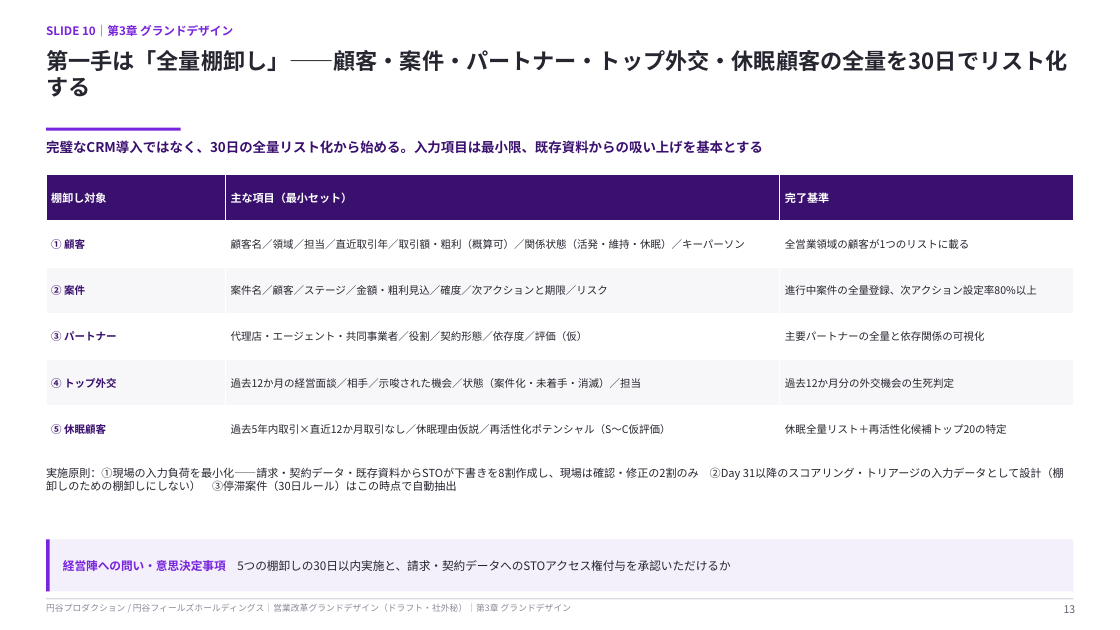
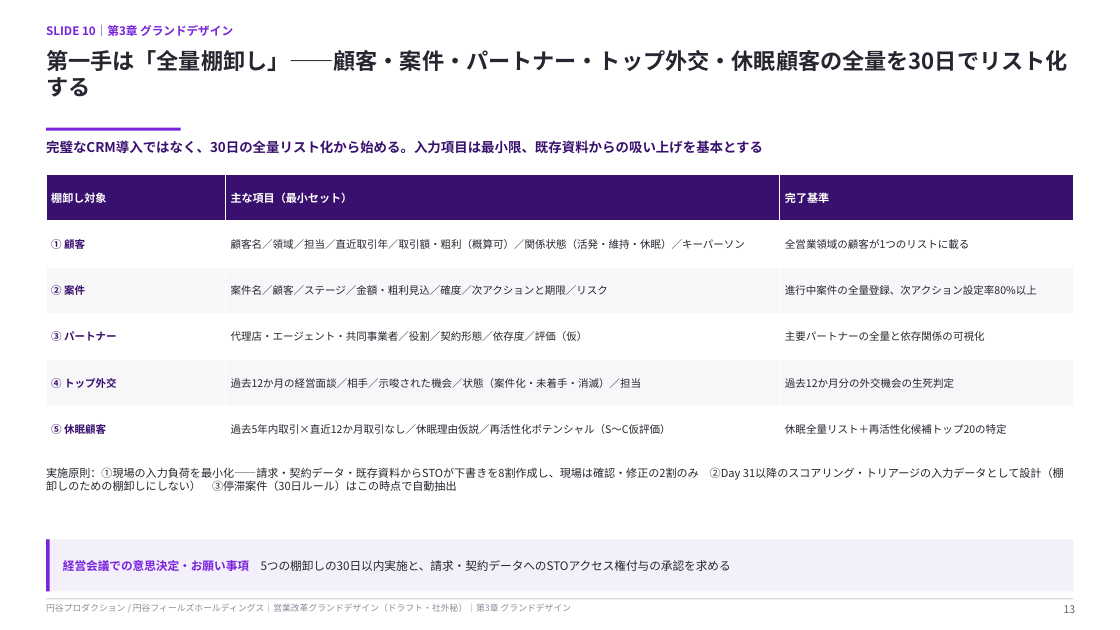
Before and after one commit to hayatoshintani-spe/kessho-lens, a slide deck: slide 13 of docs/営業改革グランドデザイン_円谷.pptx. Drawn at 1120x630 pixels with LibreOffice and Linux fonts; fonts in the diff are those of the drawing. Boxes give left, top, right and bottom in pixels: in the first picture for what was removed or moved away, otherwise in the second. Text is boxed around its words. In the diff, an @@ line names an element or a change of style, - is before the commit and + after.

```diff
--- a/docs/営業改革グランドデザイン_円谷.pptx
+++ b/docs/営業改革グランドデザイン_円谷.pptx
@@ text at box(63, 560, 731, 571): text changed @@
-経営陣への問い・意思決定事項 5つの棚卸しの30日以内実施と、請求・契約データへのSTOアクセス権付与を承認いただけるか
+経営会議での意思決定・お願い事項 5つの棚卸しの30日以内実施と、請求・契約データへのSTOアクセス権付与の承認を求める
```
Also in this commit, not shown: 26 other slides changed, 1 other file.
